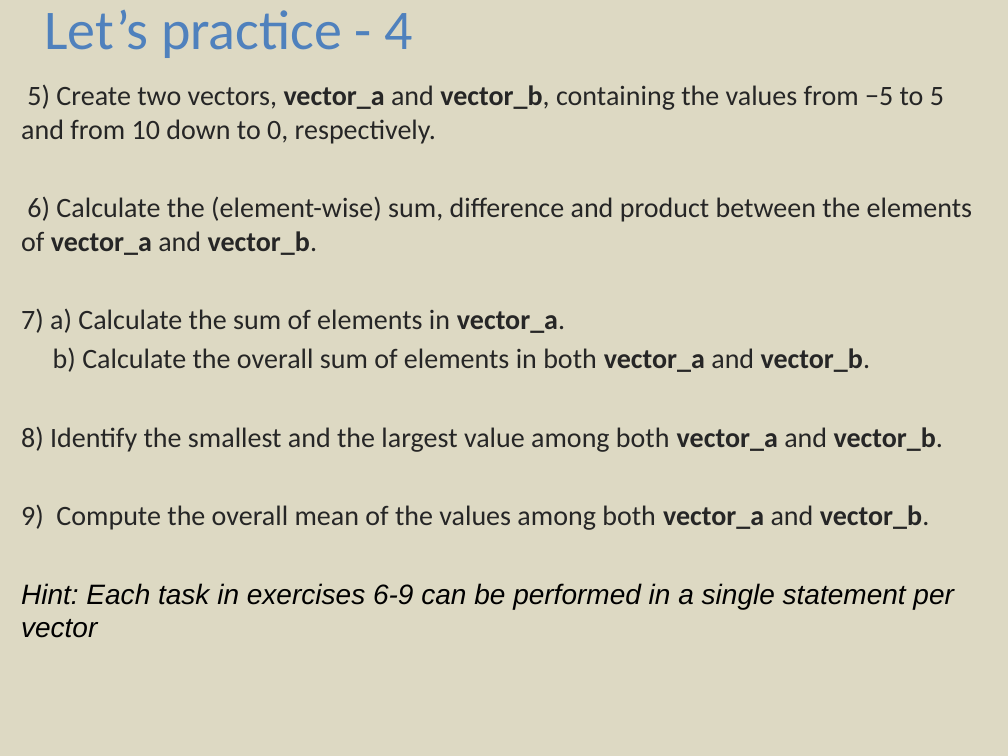
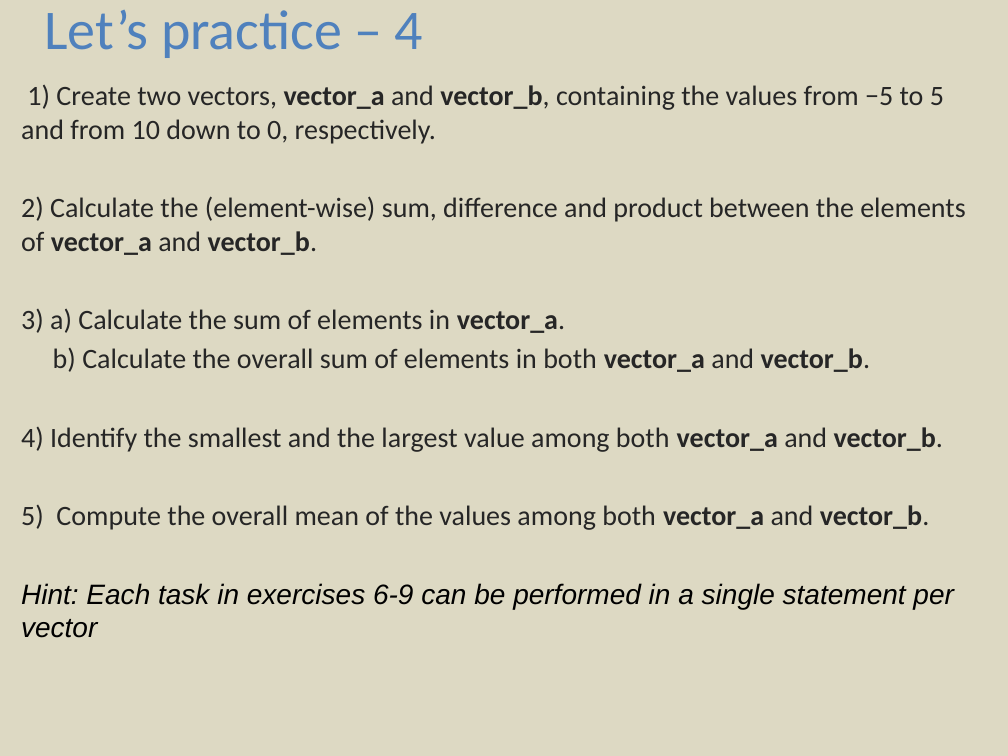
Before and after one commit to sib-swiss/first-steps-with-R-training, a slide deck: slide 5 of assets/pptx/First-steps-with-R_practicals_day1.pptx (slide 4 before the commit). Drawn at 1008x756 pixels with LibreOffice and Linux fonts; fonts in the diff are those of the drawing. Boxes give left, top, right and bottom in pixels: in the first picture for what was removed or moved away, otherwise in the second. Text is boxed around its words. In the diff, an @@ line names an element or a change of style, - is before the commit and + after.

```diff
--- a/assets/pptx/First-steps-with-R_practicals_day1.pptx
+++ b/assets/pptx/First-steps-with-R_practicals_day1.pptx
@@ text at bbox=[44, 10, 423, 58]: text changed @@
-Let’s practice - 4
+Let’s practice – 4
@@ text at bbox=[21, 85, 965, 333]: text changed @@
-5) Create two vectors, vector_a and vector_b, containing the values from −5 to 5 and from 10 down to 0, respectively.
-6) Calculate the (element-wise) sum, difference and product between the elements of vector_a and vector_b.
-7) a) Calculate the sum of elements in vector_a.
+1) Create two vectors, vector_a and vector_b, containing the values from −5 to 5 and from 10 down to 0, respectively.
+2) Calculate the (element-wise) sum, difference and product between the elements of vector_a and vector_b.
+3) a) Calculate the sum of elements in vector_a.
@@ text at bbox=[21, 427, 943, 530]: text changed @@
-8) Identify the smallest and the largest value among both vector_a and vector_b.
-9) Compute the overall mean of the values among both vector_a and vector_b.
+4) Identify the smallest and the largest value among both vector_a and vector_b.
+5) Compute the overall mean of the values among both vector_a and vector_b.
```
Also in this commit, not shown: 5 other slides changed, 2 slides added, 1 slide removed, 17 other files.
